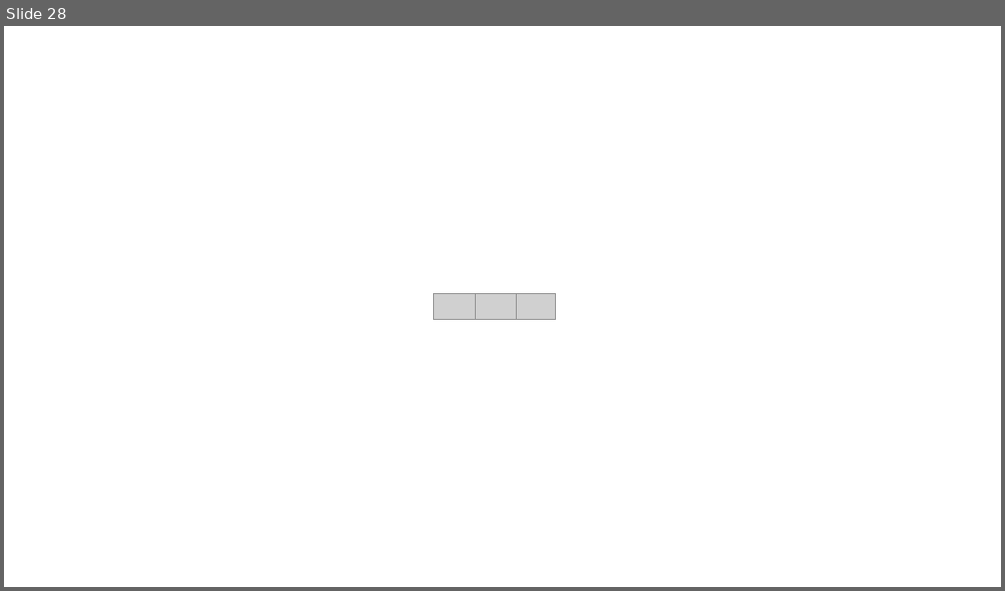
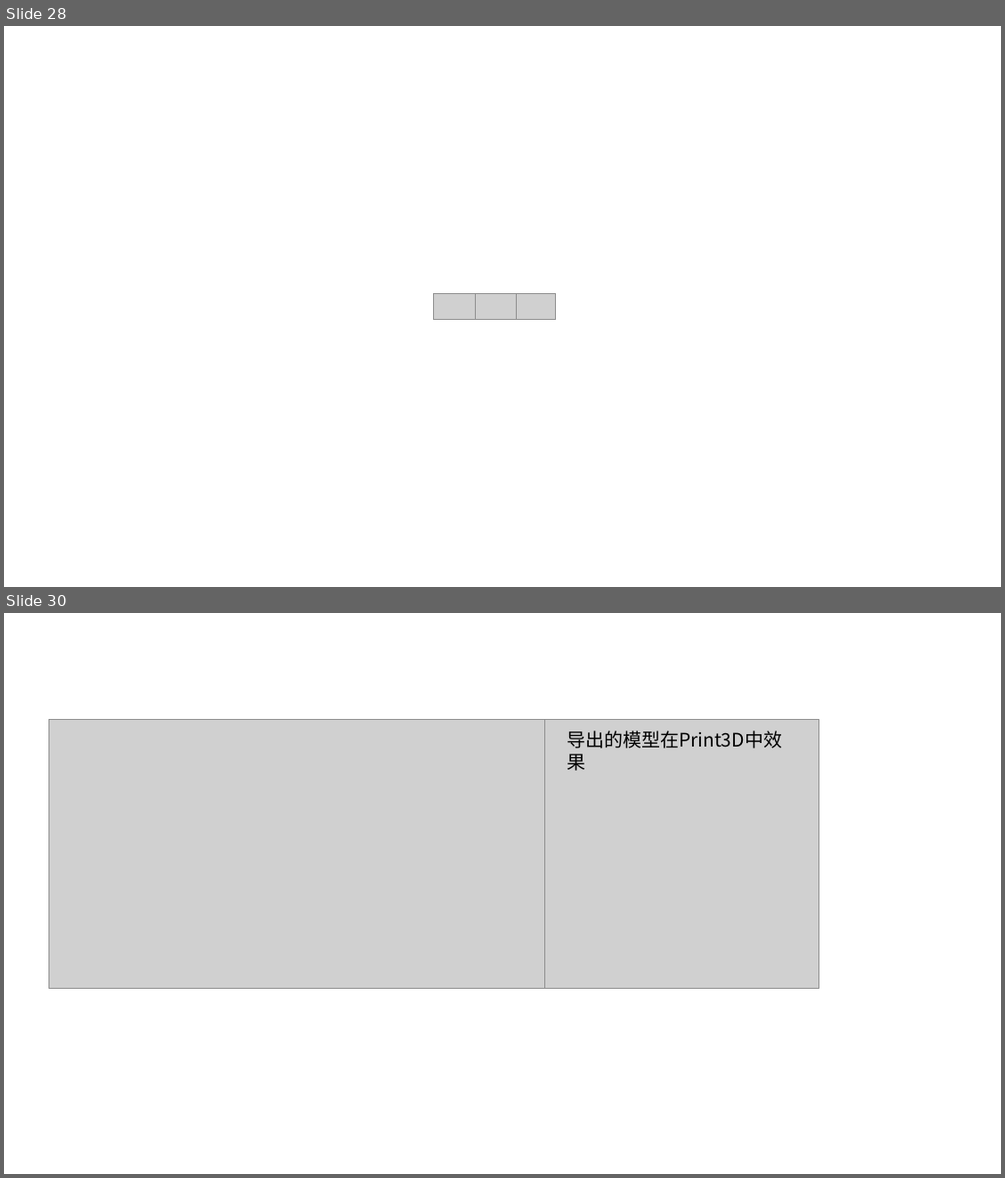
Before and after one commit to WutBottle/2021dissertation, a slide deck: 论文涉及图片.pptx. Shown one above the other, each under a label of ours: slide 28 before the commit, slides 28 and 30 after it; the slides between them are not shown. The pictures are 1005x591 and 1005x1178 pixels, drawn with LibreOffice and Linux fonts; fonts in the diff are those of the drawing; grey boxes stand for pictures. Boxes give left, top, right and bottom in pixels: in the first picture for what was removed or moved away, otherwise in the second. Text is boxed around its words. In the diff, an @@ line names an element or a change of style, - is before the commit and + after.

```diff
--- a/论文涉及图片.pptx
+++ b/论文涉及图片.pptx
@@ slide 30 added at box(4, 613, 1001, 1174), background #FFFFFF @@
@@ picture added at box(48, 719, 545, 989) @@
@@ picture added at box(545, 719, 819, 989) @@
@@ text added at box(566, 730, 782, 748), 18 pt, text #000000 @@
+导出的模型在Print3D中效果
```
Also in this commit, not shown: 2 other slides added, 17 other files.
